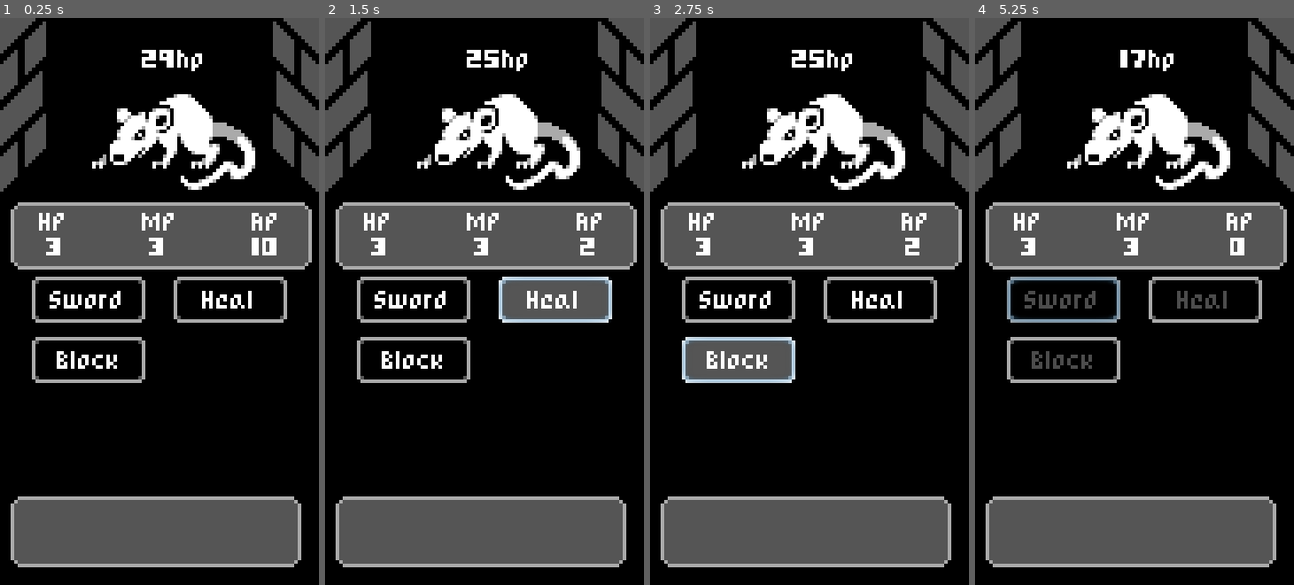
Above: before the commit, frames 1-4 (left to right).
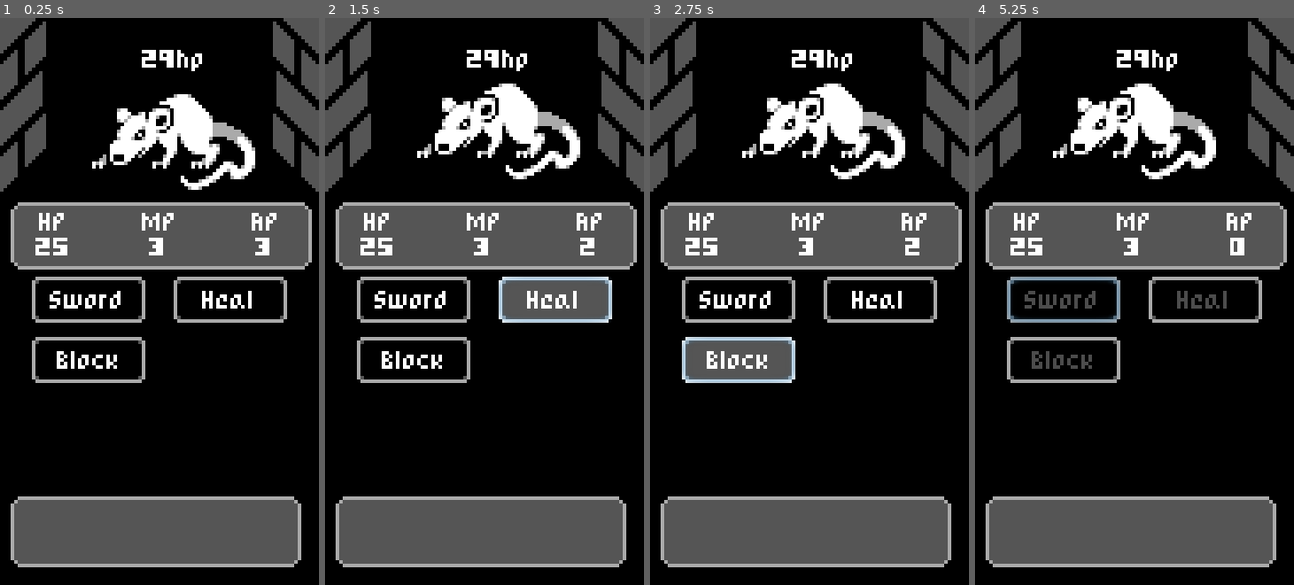
Above: after the commit, the same moments.

Repository: tonytins/mobilerpg
Game: Godot game, scene res://scenes/battle.tscn
Same seed, same stepped clock (60 frames per second), same inputs: the game is played once before the commit and once after it.
Inputs:
- Up to frame 1 (0.25 s): no input
- Up to frame 2 (1.5 s): click "Sword" at 0.5 s; click "Heal" at 1.25 s
- Up to frame 3 (2.75 s): click "Block" at 2 s
- Up to frame 4 (5.25 s): click "Sword" at 2.75 s; click "Heal" at 3.5 s; click "Block" at 4.25 s; click "Sword" at 5 s

The runs differ from the first frame. In frame 1, 0.4% of the frame differs, in the area x 11-87%, y 38-42%; in frame 2, 3.5%; in frame 3, 3.5%; in frame 4, 4.1%, in the area x 11-80%, y 5-42%.

Commit message:
Fixed oversight with hp stats
WIP support for enemy taking damage

Diff:
--- a/scenes/enemy.tscn
+++ b/scenes/enemy.tscn
@@ -17,6 +17,20 @@
 "transitions": PoolRealArray( 1, 1, 1, 1 ),
 "update": 1,
 "values": [ Vector2( -4, 0 ), Vector2( 0, -3 ), Vector2( 0, 3 ), Vector2( 0, 0 ) ]
+}
+tracks/1/type = "method"
+tracks/1/path = NodePath(".")
+tracks/1/interp = 1
+tracks/1/loop_wrap = true
+tracks/1/imported = false
+tracks/1/enabled = true
+tracks/1/keys = {
+"times": PoolRealArray( 0.5 ),
+"transitions": PoolRealArray( 1 ),
+"values": [ {
+"args": [  ],
+"method": "deal_damage"
+} ]
 }
 
 [sub_resource type="Animation" id=2]
--- a/scripts/battle.gd
+++ b/scripts/battle.gd
@@ -27,13 +27,13 @@
 	health_btn.disabled = false
 	block_btn.disabled = false
 
-	stats.hp = stats.max_ap
+	stats.ap = stats.max_ap
 	yield(stats, "end_turn")
 	start_enemy_turn()
 
 func _on_swordBtn_pressed():
 	if enemy != null:
-		enemy.hp -= 4
+		enemy.take_damange(4)
 		stats.ap -= 1
 
 func _on_enemy_died():
--- a/scripts/enemy.gd
+++ b/scripts/enemy.gd
@@ -4,6 +4,8 @@
 signal end_turn
 
 export var hp = 29 setget set_hp
+
+var target = null
 
 onready var hp_label = $hpLbl
 onready var player = $animationPlayer
@@ -14,14 +16,25 @@
 func attack(target):
 	yield(get_tree().create_timer(0.4), "timeout")
 	player.play("attack")
+	self.target = target
 	yield(player, "animation_finished")
-	target.hp -= 4
+	self.target = null
 	emit_signal("end_turn")
 
 func set_hp(new_hp):
 	hp = new_hp
 	hp_label.text = str(hp) + "hp"
 
-	if hp <= 0:
+func take_damange(amount):
+	hp -= amount
+	if is_dead():
 		emit_signal("died")
 		queue_free()
+	else:
+		player.play("shake")
+
+func deal_damage():
+	target -= 4
+
+func is_dead():
+	return hp <= 0
